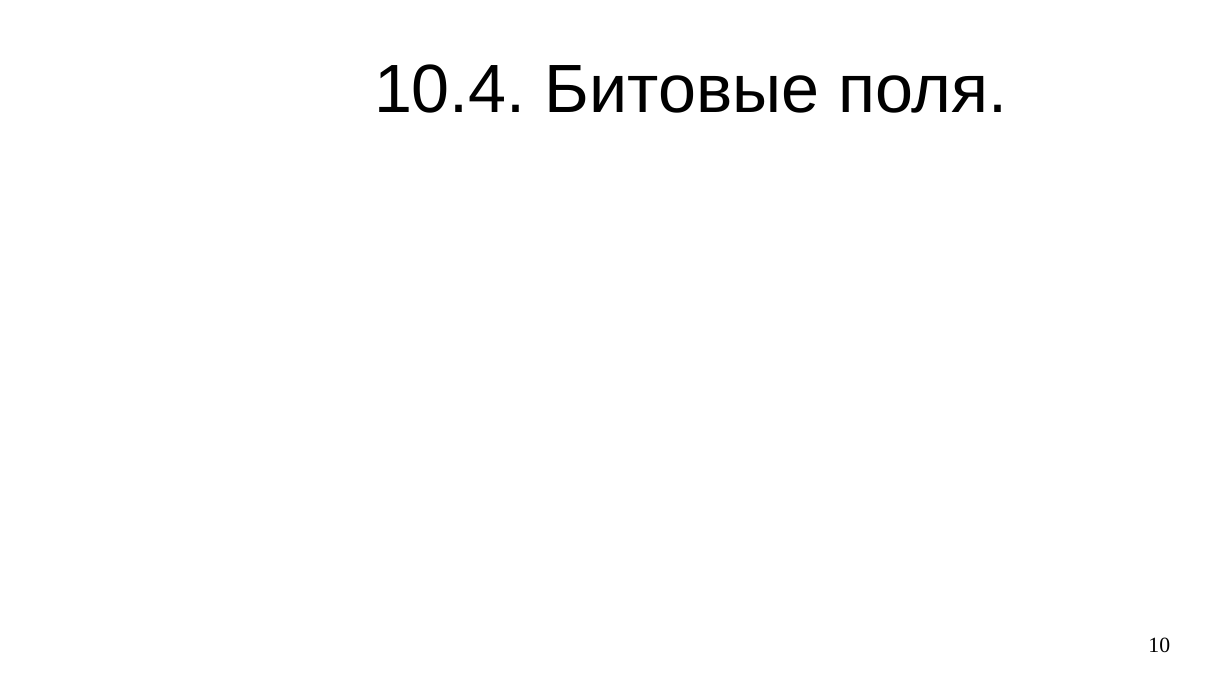
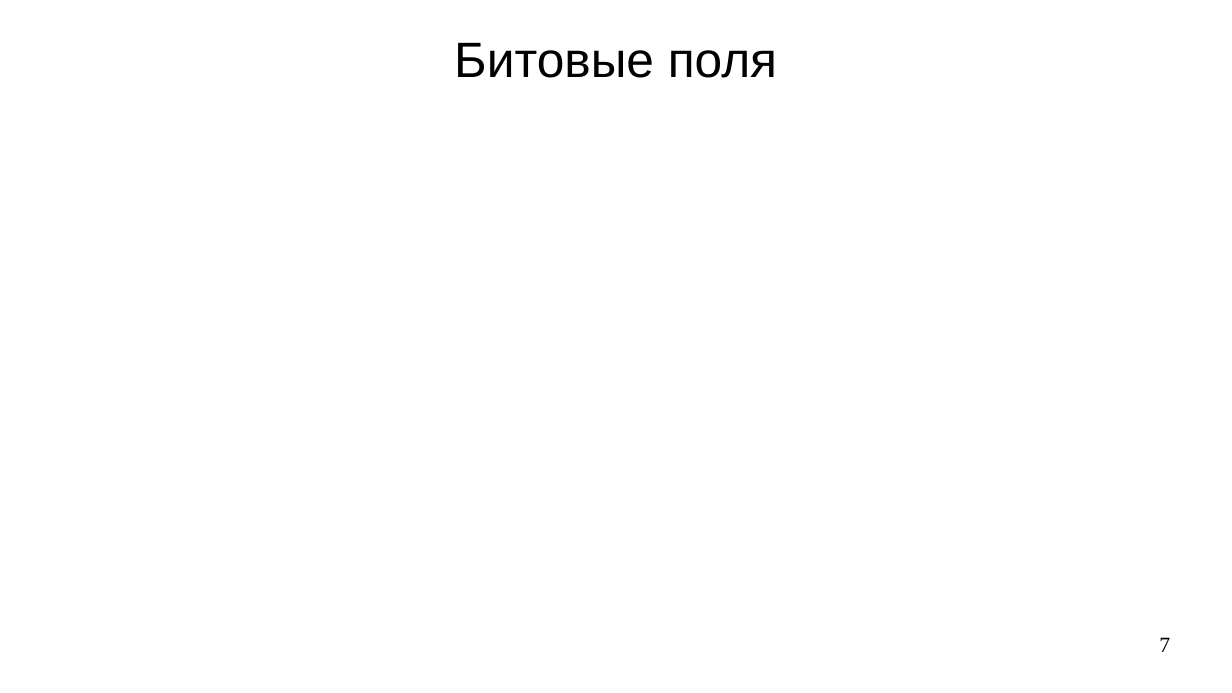
Before and after one commit to steelcraft/stud-lab, a slide deck: slide 7 of Лекции/CBCP01#L7.odp (slide 10 before the commit). Drawn at 1232x693 pixels with LibreOffice and Linux fonts; fonts in the diff are those of the drawing. Boxes give left, top, right and bottom in pixels: in the first picture for what was removed or moved away, otherwise in the second. Text is boxed around its words. In the diff, an @@ line names an element or a change of style, - is before the commit and + after.

```diff
--- a/Лекции/CBCP01#L7.odp
+++ b/Лекции/CBCP01#L7.odp
@@ title at [454,42,777,78]: text changed; size 44 to 32 pt @@
-10.4. Битовые поля.
+Битовые поля
@@ page number at [1159,637,1170,652]: text changed @@
-10
+7
```
Also in this commit, not shown: 1 other slide changed, 6 slides added, 9 slides removed.
